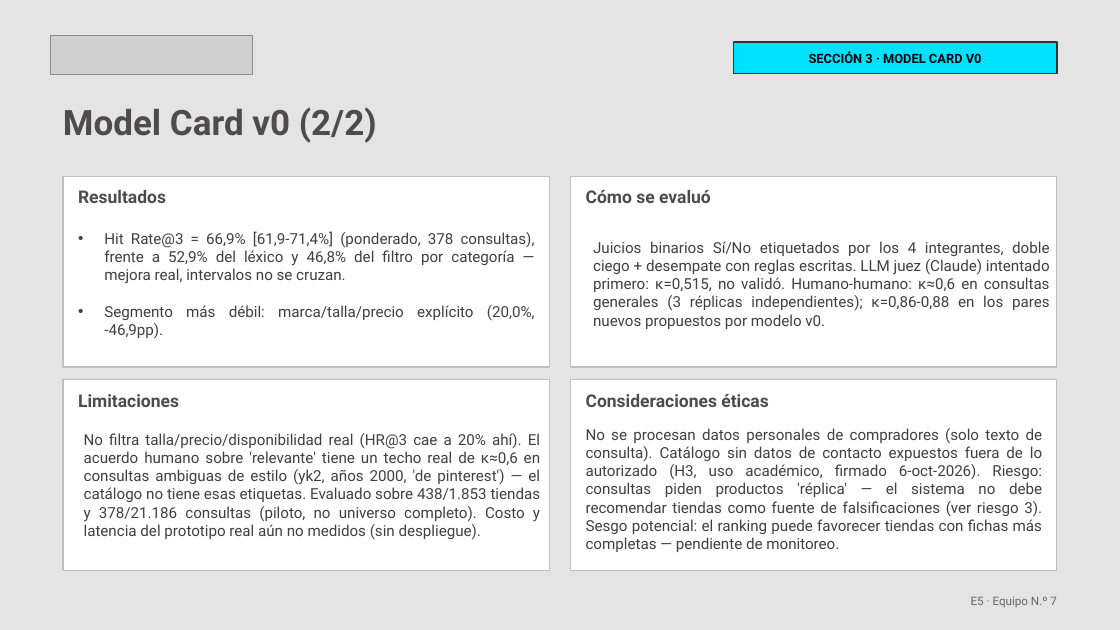
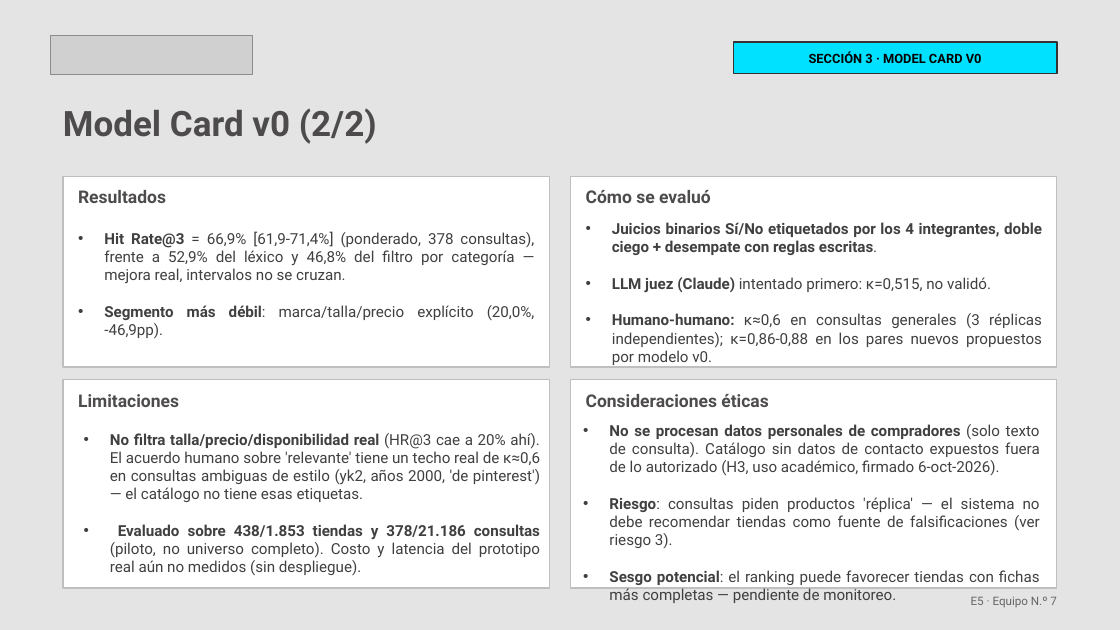
Before and after one commit to chris2009/portal-gamarrino-AI, a slide deck: slide 8 of E5_Equipo7_Portal_Gamarrino.pptx. Drawn at 1120x630 pixels with LibreOffice and Linux fonts; fonts in the diff are those of the drawing; grey boxes stand for pictures. Boxes give left, top, right and bottom in pixels: in the first picture for what was removed or moved away, otherwise in the second. Text is boxed around its words. In the diff, an @@ line names an element or a change of style, - is before the commit and + after.

```diff
--- a/E5_Equipo7_Portal_Gamarrino.pptx
+++ b/E5_Equipo7_Portal_Gamarrino.pptx
@@ text "Hit Rate@3 = 66,9% [61,9-71,4%] ..." at box(104, 231, 535, 338): bold on in "Hit Rate@3", "Segmento más débil:" @@
@@ text at box(612, 222, 1042, 365): text changed @@
-Juicios binarios Sí/No etiquetados por los 4 integrantes, doble ciego + desempate con reglas escritas. LLM juez (Claude) intentado primero: κ=0,515, no validó. Humano-humano: κ≈0,6 en consultas generales (3 réplicas independientes); κ=0,86-0,88 en los pares nuevos propuestos por modelo v0.
+• Juicios binarios Sí/No etiquetados por los 4 integrantes, doble ciego + desempate con reglas escritas.
+• LLM juez (Claude) intentado primero: κ=0,515, no validó.
+• Humano-humano: κ≈0,6 en consultas generales (3 réplicas independientes); κ=0,86-0,88 en los pares nuevos propuestos por modelo v0.
@@ rectangle: place and size @@
-rectangle at box(63, 380, 549, 571)
+rectangle at box(63, 380, 549, 588)
@@ rectangle: place and size @@
-rectangle at box(571, 380, 1057, 571)
+rectangle at box(571, 380, 1057, 588)
@@ text at box(110, 433, 540, 575): text changed @@
-No filtra talla/precio/disponibilidad real (HR@3 cae a 20% ahí). El acuerdo humano sobre 'relevante' tiene un techo real de κ≈0,6 en consultas ambiguas de estilo (yk2, años 2000, 'de pinterest') — el catálogo no tiene esas etiquetas. Evaluado sobre 438/1.853 tiendas y 378/21.186 consultas (piloto, no universo completo). Costo y latencia del prototipo real aún no medidos (sin despliegue).
+• No filtra talla/precio/disponibilidad real (HR@3 cae a 20% ahí). El acuerdo humano sobre 'relevante' tiene un techo real de κ≈0,6 en consultas ambiguas de estilo (yk2, años 2000, 'de pinterest') — el catálogo no tiene esas etiquetas.
+• Evaluado sobre 438/1.853 tiendas y 378/21.186 consultas (piloto, no universo completo). Costo y latencia del prototipo real aún no medidos (sin despliegue).
@@ text at box(609, 424, 1040, 600): text changed @@
-No se procesan datos personales de compradores (solo texto de consulta). Catálogo sin datos de contacto expuestos fuera de lo autorizado (H3, uso académico, firmado 6-oct-2026). Riesgo: consultas piden productos 'réplica' — el sistema no debe recomendar tiendas como fuente de falsificaciones (ver riesgo 3). Sesgo potencial: el ranking puede favorecer tiendas con fichas más completas — pendiente de monitoreo.
+• No se procesan datos personales de compradores (solo texto de consulta). Catálogo sin datos de contacto expuestos fuera de lo autorizado (H3, uso académico, firmado 6-oct-2026).
+• Riesgo: consultas piden productos 'réplica' — el sistema no debe recomendar tiendas como fuente de falsificaciones (ver riesgo 3).
+• Sesgo potencial: el ranking puede favorecer tiendas con fichas más completas — pendiente de monitoreo.
```
Also in this commit, not shown: 3 other slides changed, 4 other files.
